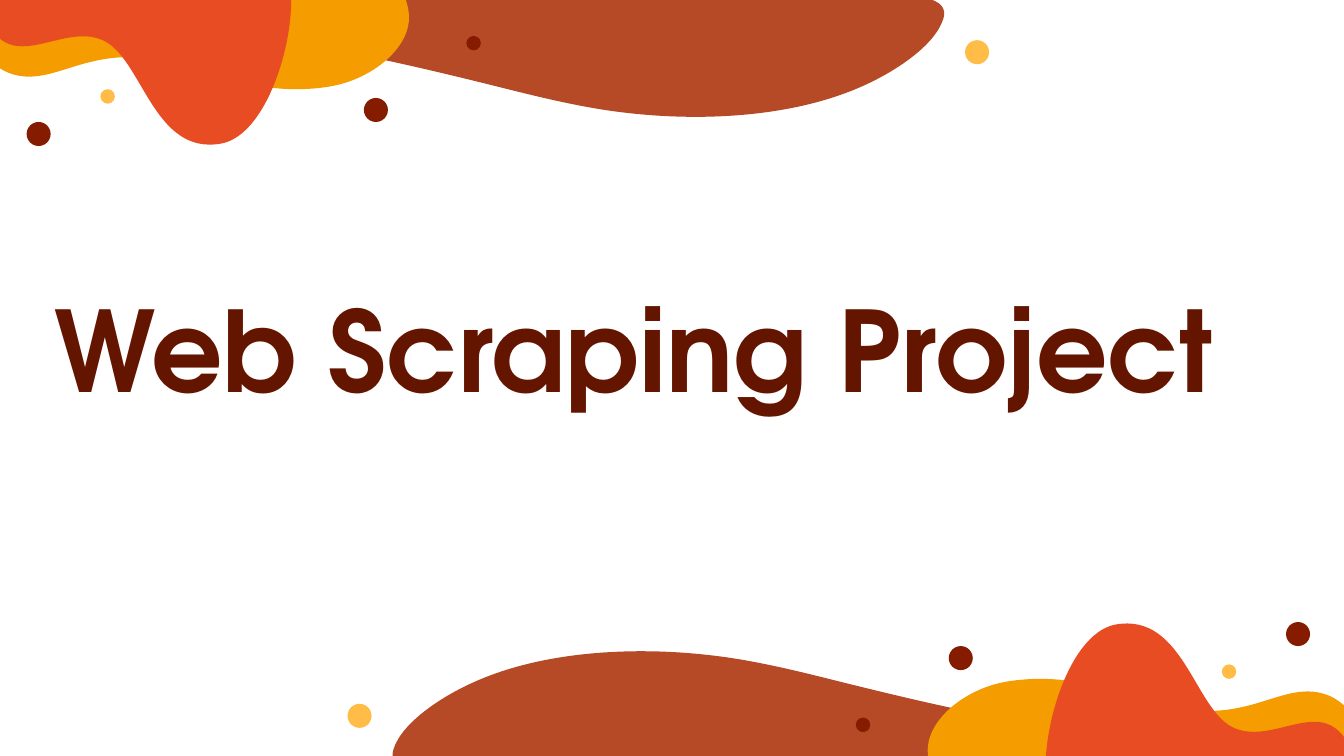
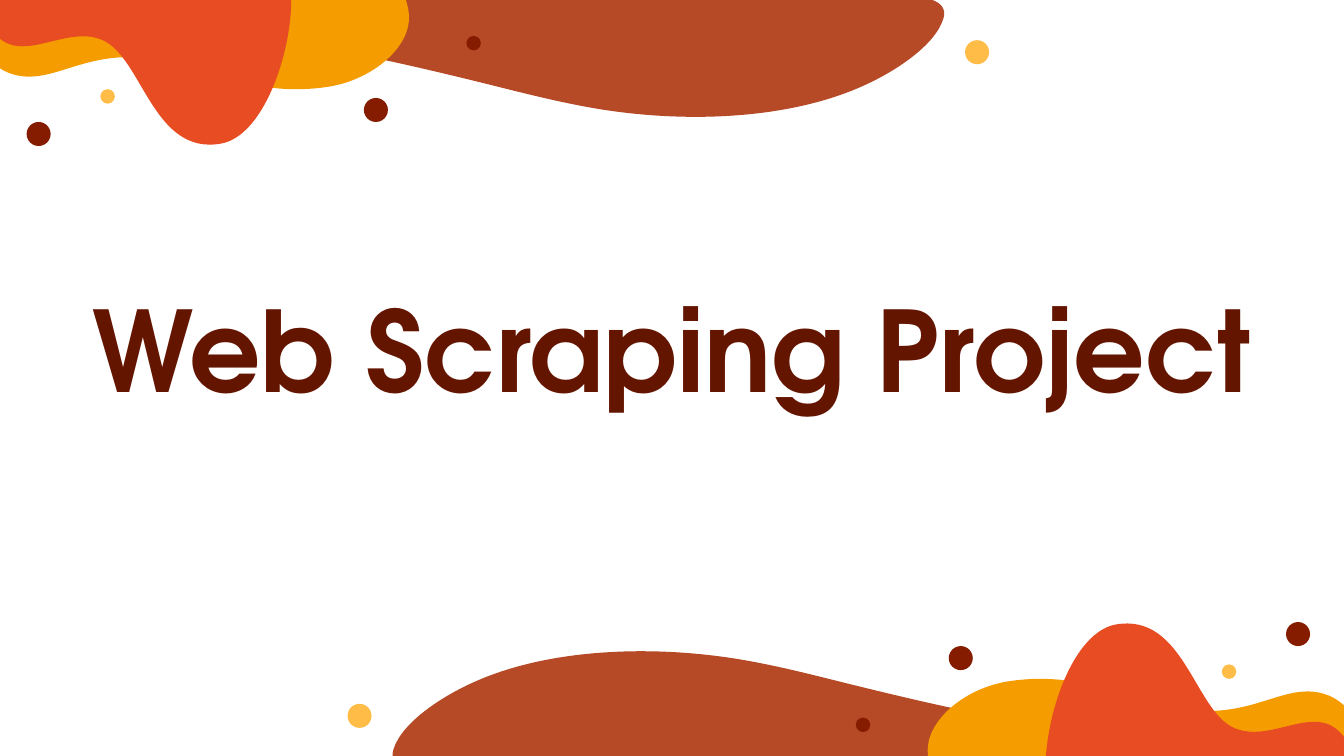
Before and after one commit to codingburgas/2223-otj-10-project-python-web-scraper-GSTabanov20, a slide deck: slide 1 of Documentation/Presentation.pptx. Drawn at 1344x756 pixels with LibreOffice and Linux fonts; fonts in the diff are those of the drawing. Boxes give left, top, right and bottom in pixels: in the first picture for what was removed or moved away, otherwise in the second. Text is boxed around its words. In the diff, an @@ line names an element or a change of style, - is before the commit and + after.

```diff
--- a/Documentation/Presentation.pptx
+++ b/Documentation/Presentation.pptx
@@ title "Web Scraping Project": place and size @@
-title "Web Scraping Project" at <box>54,306,1213,417</box>
+title "Web Scraping Project" at <box>92,306,1251,417</box>
@@ title "Web Scraping Project" at <box>92,306,1251,417</box>: alignment left to centre @@
```
Also in this commit, not shown: 1 other slide changed, 2 slides removed.
